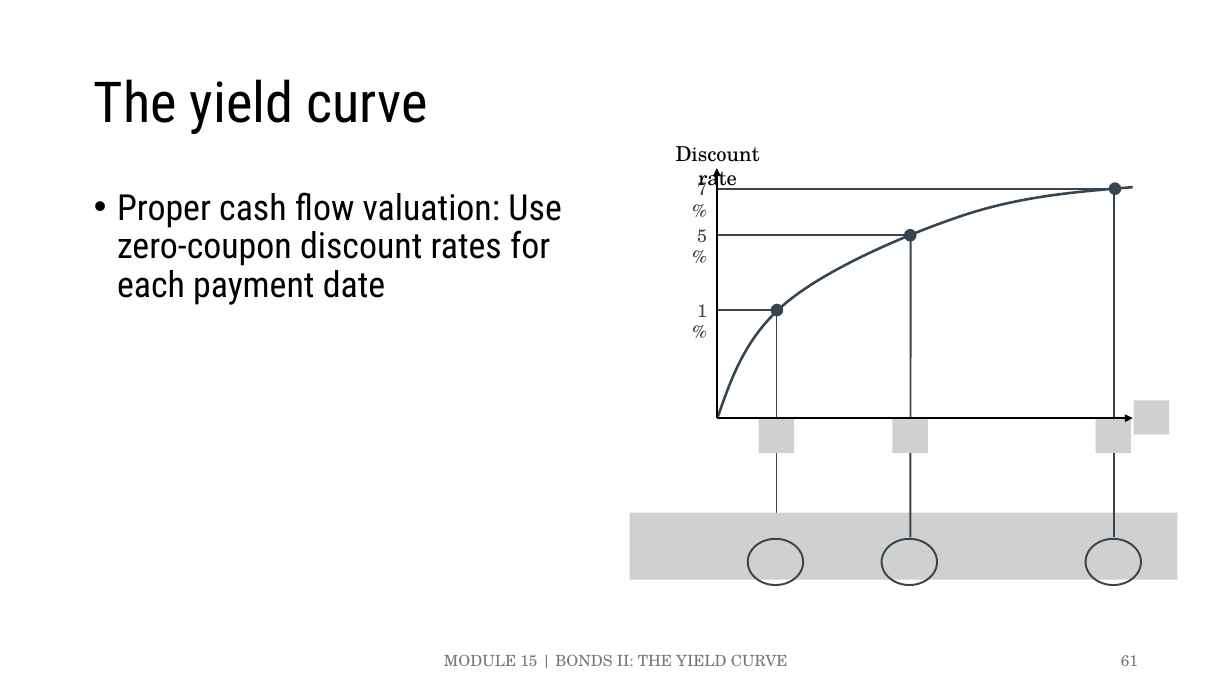
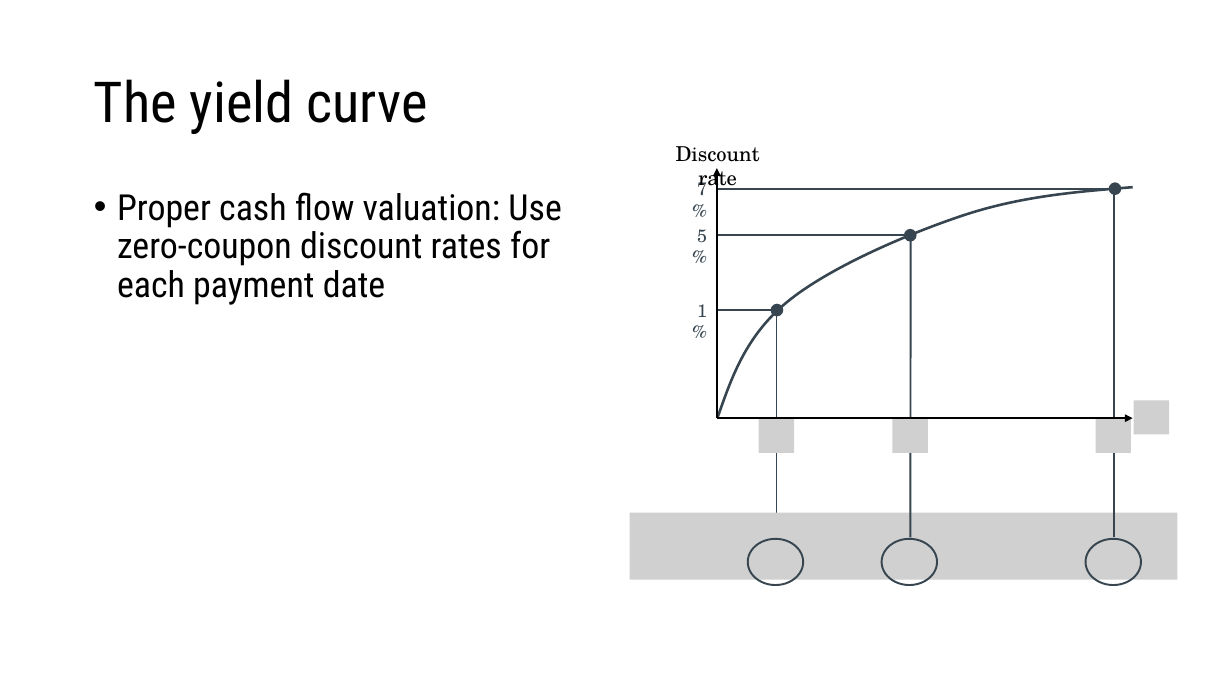
Before and after one commit to ncachanosky/ECON-3320-online, a slide deck: slide 61 of figures/figures.pptx. Drawn at 1232x693 pixels with LibreOffice and Linux fonts; fonts in the diff are those of the drawing; grey boxes stand for pictures. Boxes give left, top, right and bottom in pixels: in the first picture for what was removed or moved away, otherwise in the second. Text is boxed around its words. In the diff, an @@ line names an element or a change of style, - is before the commit and + after.

```diff
--- a/figures/figures.pptx
+++ b/figures/figures.pptx
@@ text removed at (444, 655, 788, 666) @@
-MODULE 15 | BONDS II: THE YIELD CURVE
@@ page number removed at (1121, 655, 1138, 666) @@
-61
```
Also in this commit, not shown: 2 other slides changed, 9 slides added, 2 slides removed, 28 other files.
